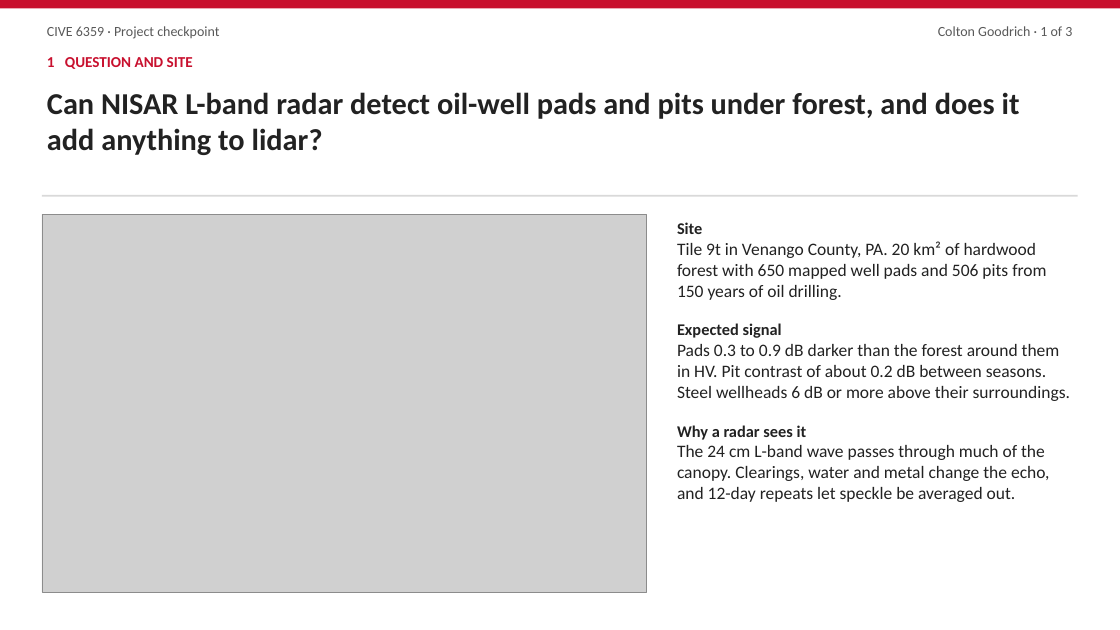
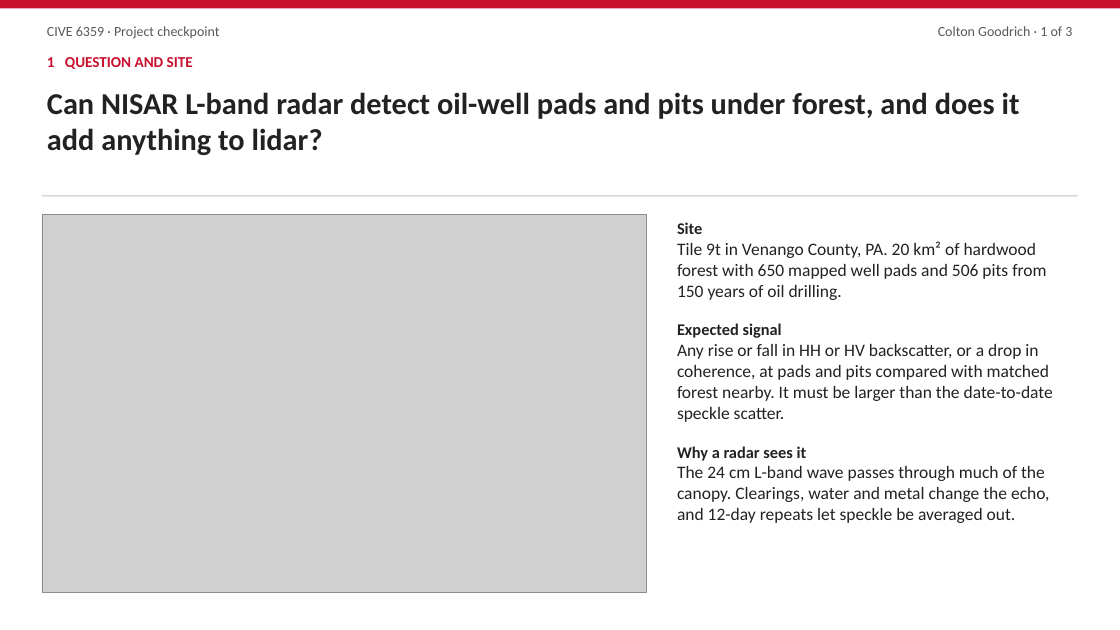
Before and after one commit to clgoodrich/lidar_project, a slide deck: slide 1 of nisar_writeup/nisar_checkpoint_slides_9t.pptx. Drawn at 1120x630 pixels with LibreOffice and Linux fonts; fonts in the diff are those of the drawing; grey boxes stand for pictures. Boxes give left, top, right and bottom in pixels: in the first picture for what was removed or moved away, otherwise in the second. Text is boxed around its words. In the diff, an @@ line names an element or a change of style, - is before the commit and + after.

```diff
--- a/nisar_writeup/nisar_checkpoint_slides_9t.pptx
+++ b/nisar_writeup/nisar_checkpoint_slides_9t.pptx
@@ text at bbox=[677, 344, 1053, 422]: text changed @@
-Pads 0.3 to 0.9 dB darker than the forest around them in HV. Pit contrast of about 0.2 dB between seasons. Steel wellheads 6 dB or more above their surroundings.
+Any rise or fall in HH or HV backscatter, or a drop in coherence, at pads and pits compared with matched forest nearby. It must be larger than the date-to-date speckle scatter.
```
Also in this commit, not shown: 1 other file.
